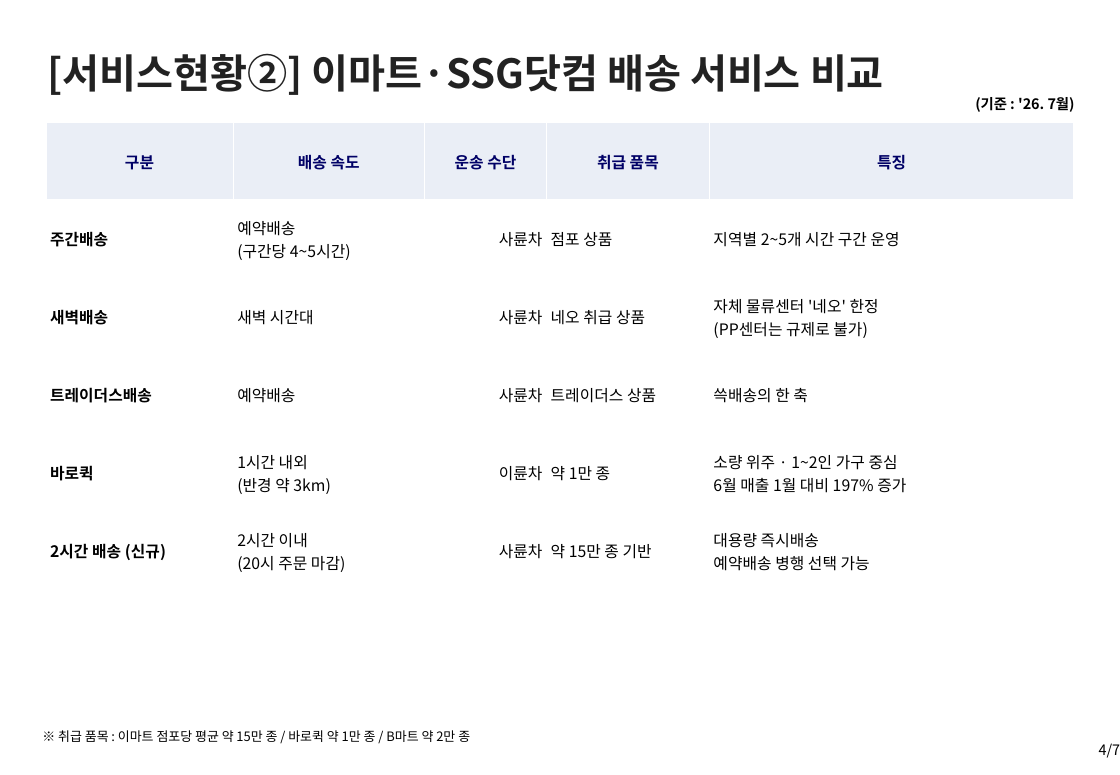
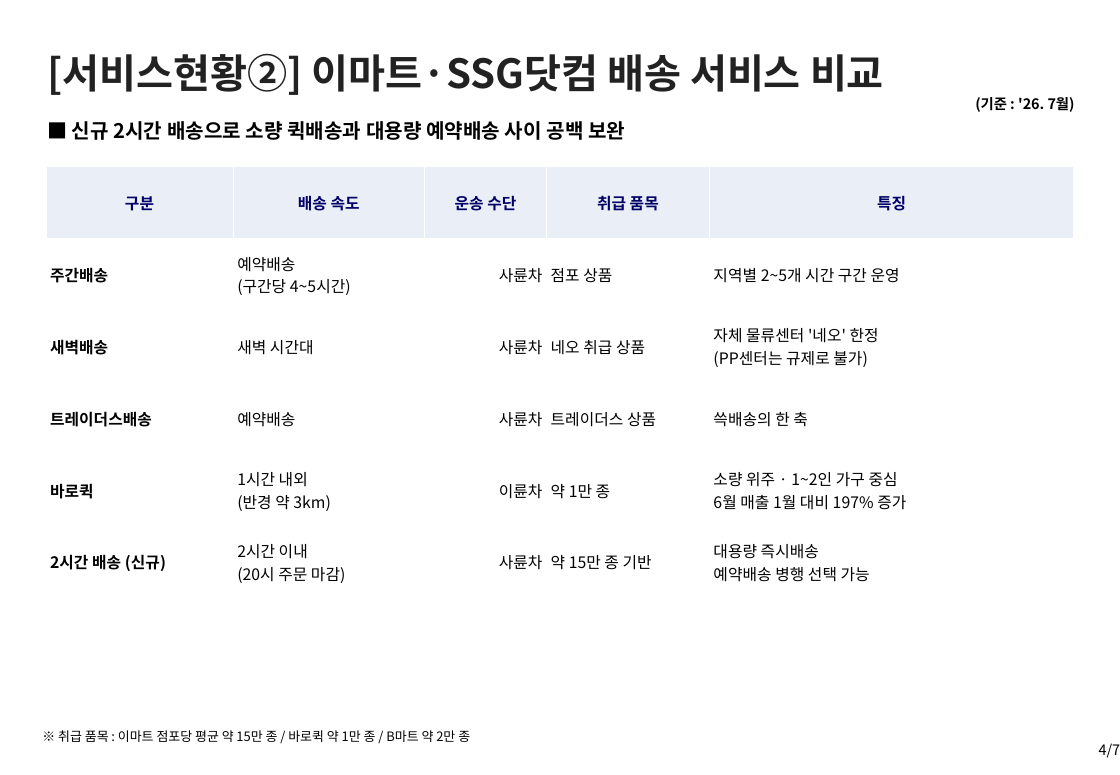
Before and after one commit to avoseed/web1, a slide deck: slide 4 of reports/ssg-delivery-report.pptx. Drawn at 1120x775 pixels with LibreOffice and Linux fonts; fonts in the diff are those of the drawing. Boxes give left, top, right and bottom in pixels: in the first picture for what was removed or moved away, otherwise in the second. Text is boxed around its words. In the diff, an @@ line names an element or a change of style, - is before the commit and + after.

```diff
--- a/reports/ssg-delivery-report.pptx
+++ b/reports/ssg-delivery-report.pptx
@@ text added at box(72, 121, 625, 140), 14 pt, text #000000, bold @@
+■ 신규 2시간 배송으로 소량 퀵배송과 대용량 예약배송 사이 공백 보완
@@ table: place and size @@
-table at box(46, 122, 1073, 591)
+table at box(46, 167, 1073, 598)
```
Also in this commit, not shown: 3 other slides changed, 1 other file.
